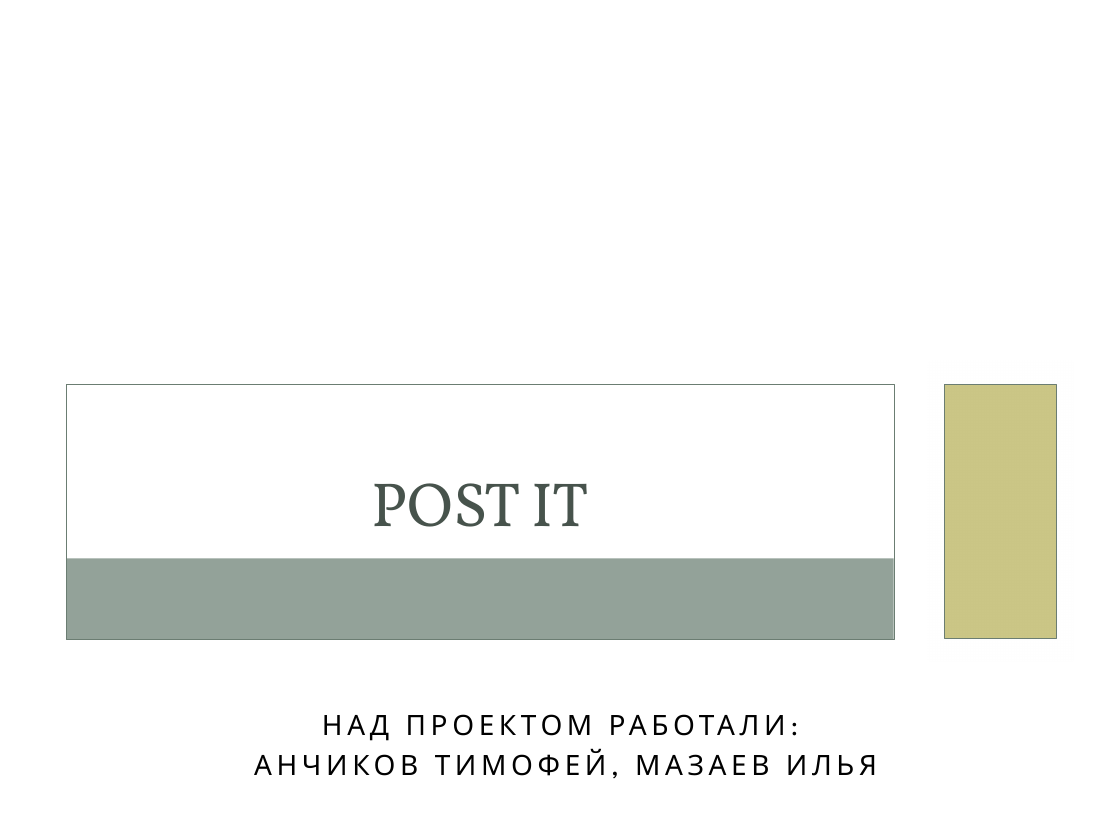
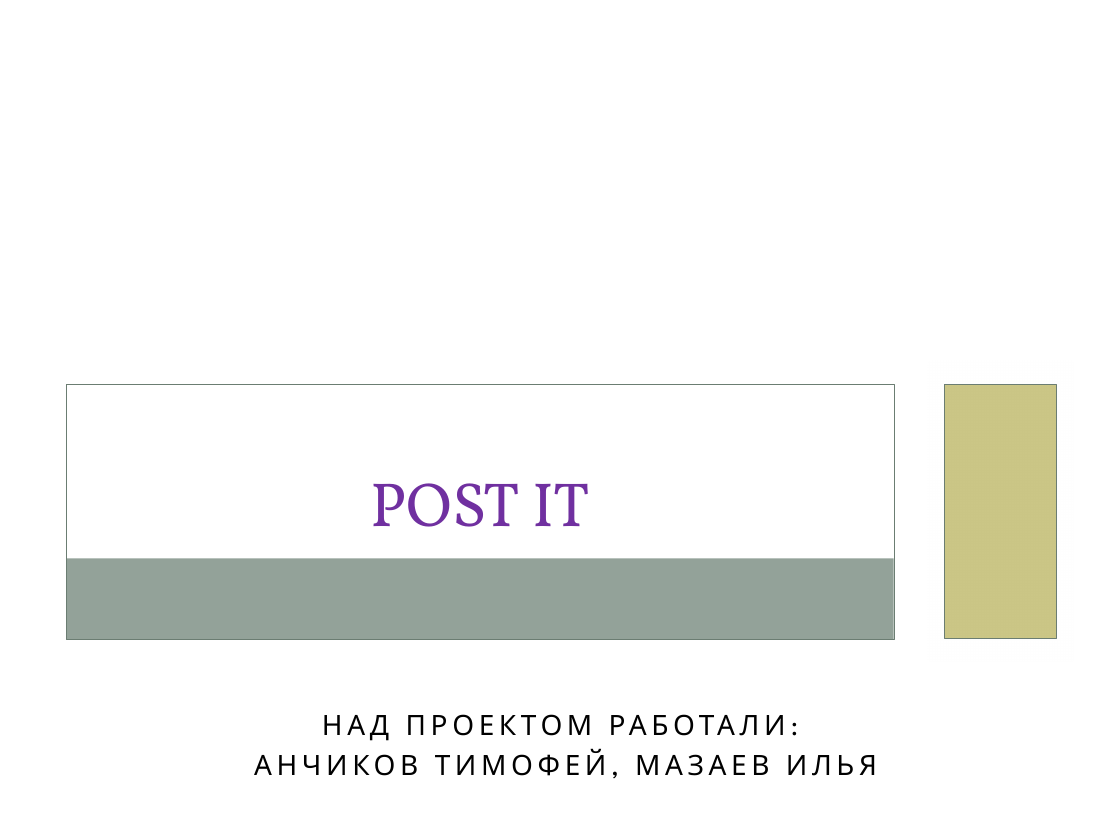
Before and after one commit to IlyaMazaev/yl_web_project_2021, a slide deck: slide 1 of Post It.pptx. Drawn at 1120x840 pixels with LibreOffice and Linux fonts; fonts in the diff are those of the drawing; background and template pictures are left out. Boxes give left, top, right and bottom in pixels: in the first picture for what was removed or moved away, otherwise in the second. Text is boxed around its words. In the diff, an @@ line names an element or a change of style, - is before the commit and + after.

```diff
--- a/Post It.pptx
+++ b/Post It.pptx
@@ title "POST IT" at box(371, 483, 590, 527): text colour #47534C to #7030A0 @@
```
Also in this commit, not shown: 5 other slides changed, 3 other files.
